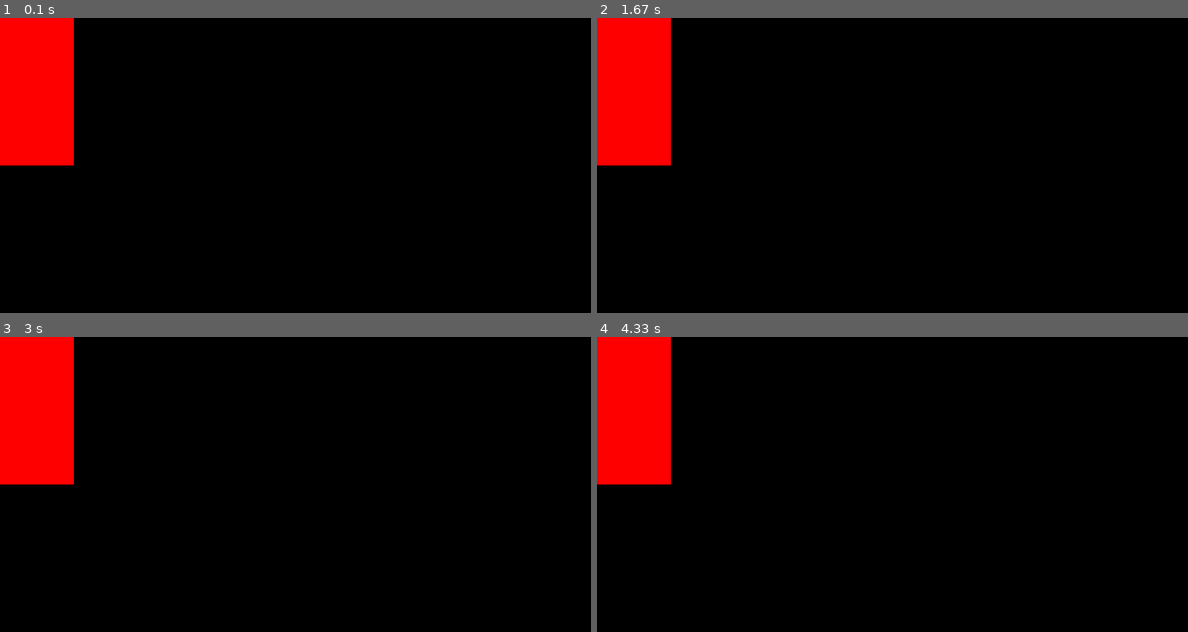
Above: before the commit, frames 1-4 (two rows, left to right).
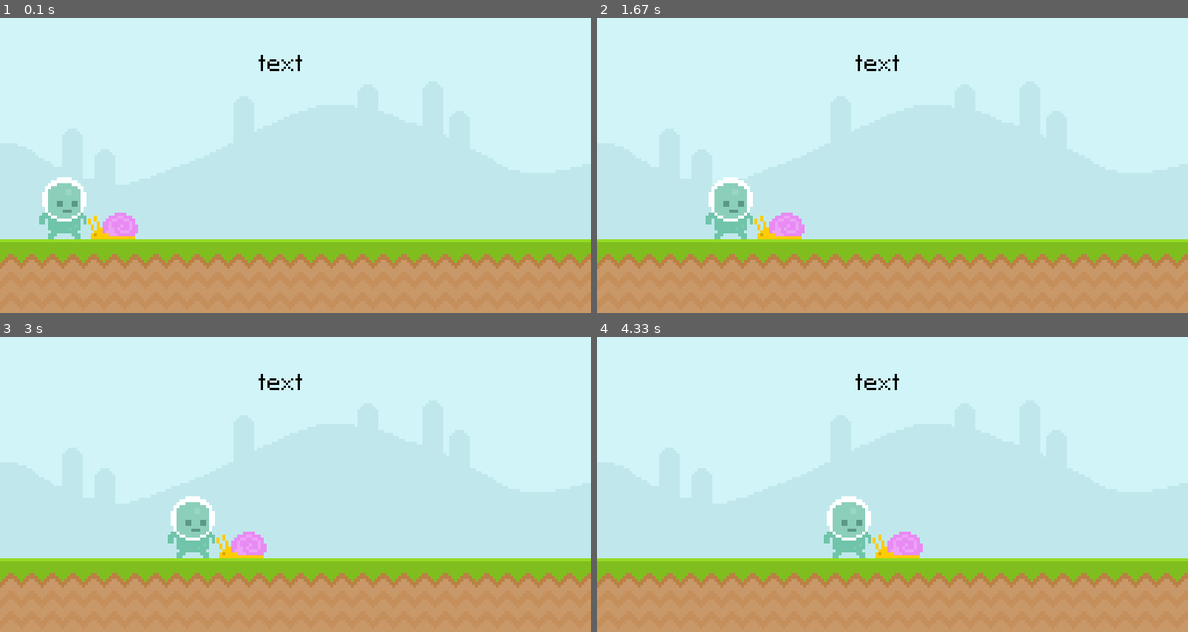
Above: after the commit, the same moments.

Repository: BradTFT/PyGame
Game: pygame game, started from pygame-tutorial/game.py
The game is run twice, just before and just after one commit, with the same random seed, the same clock (stepped at 60 frames per second) and the same inputs.
Inputs:
- Up to frame 1 (0.1 s): no input
- Up to frame 2 (1.67 s): no input
- Up to frame 3 (3 s): no input
- Up to frame 4 (4.33 s): no input

The runs differ from the first frame. In frame 1, 100% of the frame differs, in the area x 0-100%, y 0-100%; in frame 2, 100%; in frame 3, 100%; in frame 4, 100%.

Commit message:
first hour of tutorial

Diff:
--- a/pygame-tutorial/game.py
+++ b/pygame-tutorial/game.py
@@ -1,9 +1,9 @@
 import pygame
 from sys import exit
 pygame.init()
-#import/initiate pygame
+#!import/initiate pygame
 
-#display surface(window)
+#!display surface(window)
 screen = pygame.display.set_mode((800,400))
 #                     window width^    ^height of the window
 #sets window name
@@ -11,11 +11,29 @@
 #set framerate
 clock = pygame.time.Clock()
 
-#create a surface(line 26)
-testSurface = pygame.Surface((100, 200))
-testSurface.fill('Red')
+#!fonts
+test_font = pygame.font.Font('pygame asset zip/font/Pixeltype.ttf', 50)
+#                   font type^,     ^ font size
 
-#draw all elements
+#!import surfaces
+sky_surface = pygame.image.load('pygame asset zip/graphics/Sky.png').convert()
+ground_surface = pygame.image.load('pygame asset zip/graphics/ground.png').convert()
+text_surface = test_font.render('text',False, 'Black' ).convert()
+#                              text^    ^AA     ^color
+
+snail_surface = pygame.image.load('pygame asset zip/graphics/snail/snail1.png').convert_alpha()
+snail_x = 600
+
+snail_rect = snail_surface.get_rect(midbottom = (150,300))
+#! convert alpha is == to png (removes white and black bgrd)
+player_surface = pygame.image.load('pygame asset zip/graphics/Player/player_walk_1.png').convert_alpha()
+
+#!create a rectangle:
+player_rect = player_surface.get_rect(midbottom = (80,300))
+#marks which point of the rectange needs to be touching whatever coordinate (idk a better way to explain it)
+#rects will be easier with classes
+
+#draw all element
 #runs window forever
 while True:
     #loops thru all events
@@ -27,10 +45,28 @@
 
     #!code to display assets/objects
 
-    #display surface(line 14)
-    #coordinates are "reversed" (picture a grid graph)
-    #origin point(0,0) is top left
-    screen.blit(testSurface,(0,0))
+
+    screen.blit(sky_surface,(0,0))
+    screen.blit(ground_surface,(0,300))
+    screen.blit(text_surface,(350,50))
+
+    #!blit with the rectangle
+    screen.blit(player_surface,player_rect)
+    #moves player same way as line 56
+    player_rect.left += 1
+    #!animated:
+    #every second updates x position by 1
+    screen.blit(snail_surface,snail_rect)
+    snail_rect.left += 1
+
+    #if snail X pos gets further than coord -100 it returns to coord 800
+    '''
+    if snail_x < -100:
+        snail_x = 800
+
+    screen.blit(snail_surface,(snail_x,200))
+    '''
+
 
     #puts everything onto the display
     pygame.display.update()
